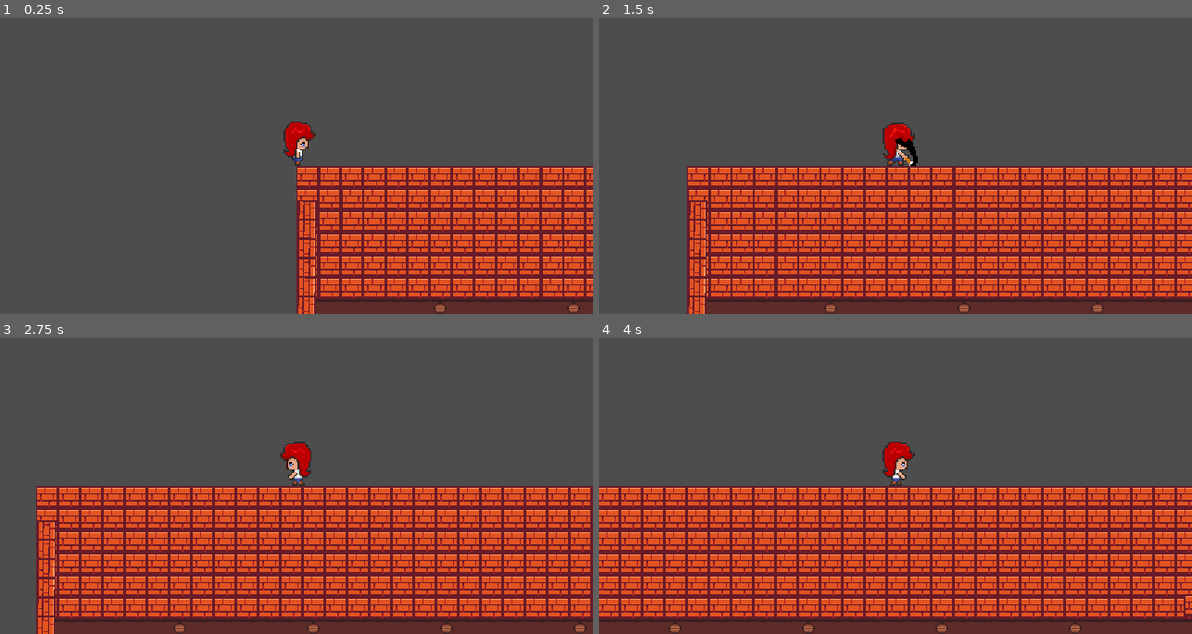
Above: before the commit, frames 1-4 (two rows, left to right).
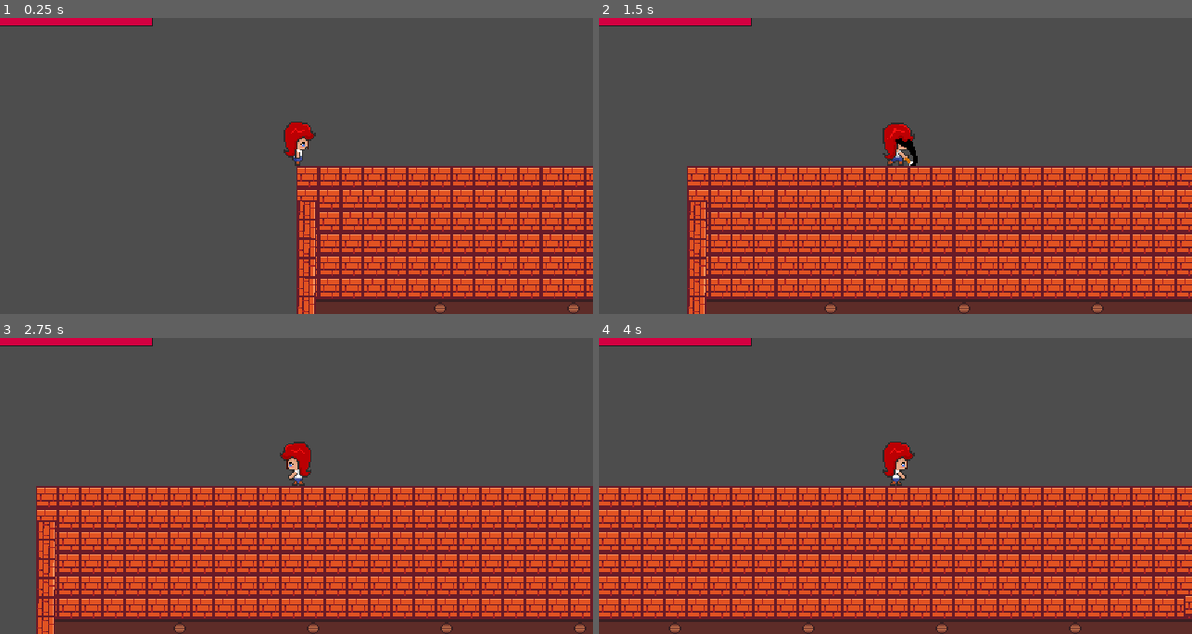
Above: after the commit, the same moments.

Repository: TCCISTOME/PaintLies
Game: Godot game, scene res://nivel_0.tscn
The game is run twice, just before and just after one commit, with the same random seed, the same clock (stepped at 60 frames per second) and the same inputs.
Inputs (mouse positions are in pixels of both pictures, inside the frame that each line leads up to):
- Up to frame 1 (0.25 s): no input
- Up to frame 2 (1.5 s): move the mouse to (1025, 151) at 0.52 s; hold D (direita) from 0.53 s (still down); click (1025, 151) at 0.6 s; tap Space (pular) at 0.77 s; move the mouse to (776, 180) at 1.27 s; click (776, 180) at 1.35 s
- Up to frame 3 (2.75 s): tap Space (pular) at 1.52 s; move the mouse to (355, 420) at 2.02 s; release D (direita) at 2.03 s; hold A (esquerda) from 2.03 s (still down); tap E (beber) at 2.1 s; click (355, 420) at 2.3 s
- Up to frame 4 (4 s): move the mouse to (865, 545) at 2.77 s; release A (esquerda) at 2.78 s; hold D (direita) from 2.78 s (still down); click (865, 545) at 2.85 s; tap Space (pular) at 3.02, 3.77 s; move the mouse to (1073, 530) at 3.52 s; click (1073, 530) at 3.6 s

The runs differ from the first frame. In frame 1, 0.7% of the frame differs, in the area x 0-26%, y 0-3%; in frame 2, 0.7%; in frame 3, 0.7%; in frame 4, 0.7%.

Commit message:
Barra de vida

Diff:
--- a/Enemys/dark_ghost.gd
+++ b/Enemys/dark_ghost.gd
@@ -8,8 +8,8 @@
 var is_dead := false
 
 # Variáveis do inimigo
-@export var darkGhost_life := 900
-@export var darkGhost_attack := 5
+@export var darkGhost_life := 500
+@export var darkGhost_attack := 20
 @export var darkGhost_xp := 1300
 
 @onready var body := $hitBox/collision as Area2D
--- a/Players/josh.gd
+++ b/Players/josh.gd
@@ -99,7 +99,7 @@
 
 	if Input.is_action_just_pressed("ataque") and is_on_floor():
 		is_attack = true
-		animation.play("attackRigth")
+		animation.play("attack")
 		$hitBox/collision.disabled = false
 
 func drink():
--- a/Players/josh.tscn
+++ b/Players/josh.tscn
@@ -2,29 +2,26 @@
 
 [ext_resource type="Script" path="res://Players/josh.gd" id="1_k075r"]
 [ext_resource type="Texture2D" uid="uid://pl76klgcc40b" path="res://assets/Players/Josh.png" id="2_b625j"]
+[ext_resource type="Texture2D" uid="uid://bv6m2nn8gwjiq" path="res://assets/Players/Josh 2.0.png" id="2_nafv4"]
 
 [sub_resource type="RectangleShape2D" id="RectangleShape2D_lbnnq"]
 size = Vector2(18, 29)
 
-[sub_resource type="AtlasTexture" id="AtlasTexture_k42c8"]
-atlas = ExtResource("2_b625j")
-region = Rect2(0, 0, 55, 37)
-
-[sub_resource type="AtlasTexture" id="AtlasTexture_4v42m"]
-atlas = ExtResource("2_b625j")
-region = Rect2(55, 0, 55, 37)
-
-[sub_resource type="AtlasTexture" id="AtlasTexture_y3e58"]
-atlas = ExtResource("2_b625j")
-region = Rect2(110, 0, 55, 37)
-
-[sub_resource type="AtlasTexture" id="AtlasTexture_agvcw"]
-atlas = ExtResource("2_b625j")
-region = Rect2(165, 0, 55, 37)
-
-[sub_resource type="AtlasTexture" id="AtlasTexture_kycvk"]
-atlas = ExtResource("2_b625j")
-region = Rect2(0, 370, 55, 37)
+[sub_resource type="AtlasTexture" id="AtlasTexture_kq0ig"]
+atlas = ExtResource("2_nafv4")
+region = Rect2(0, 0, 87, 37)
+
+[sub_resource type="AtlasTexture" id="AtlasTexture_lsj22"]
+atlas = ExtResource("2_nafv4")
+region = Rect2(87, 0, 87, 37)
+
+[sub_resource type="AtlasTexture" id="AtlasTexture_q6cek"]
+atlas = ExtResource("2_nafv4")
+region = Rect2(174, 0, 87, 37)
+
+[sub_resource type="AtlasTexture" id="AtlasTexture_wrur4"]
+atlas = ExtResource("2_nafv4")
+region = Rect2(261, 0, 87, 37)
 
 [sub_resource type="AtlasTexture" id="AtlasTexture_dwkd0"]
 atlas = ExtResource("2_b625j")
@@ -38,13 +35,13 @@
 atlas = ExtResource("2_b625j")
 region = Rect2(55, 185, 55, 37)
 
-[sub_resource type="AtlasTexture" id="AtlasTexture_0jofd"]
-atlas = ExtResource("2_b625j")
-region = Rect2(0, 259, 55, 37)
-
-[sub_resource type="AtlasTexture" id="AtlasTexture_wjwhc"]
-atlas = ExtResource("2_b625j")
-region = Rect2(55, 259, 55, 37)
+[sub_resource type="AtlasTexture" id="AtlasTexture_tnqud"]
+atlas = ExtResource("2_nafv4")
+region = Rect2(0, 259, 87, 37)
+
+[sub_resource type="AtlasTexture" id="AtlasTexture_kvgro"]
+atlas = ExtResource("2_nafv4")
+region = Rect2(87, 259, 87, 37)
 
 [sub_resource type="AtlasTexture" id="AtlasTexture_2py3y"]
 atlas = ExtResource("2_b625j")
@@ -54,69 +51,66 @@
 atlas = ExtResource("2_b625j")
 region = Rect2(55, 333, 55, 37)
 
-[sub_resource type="AtlasTexture" id="AtlasTexture_ghkoo"]
-atlas = ExtResource("2_b625j")
-region = Rect2(0, 296, 55, 37)
-
-[sub_resource type="AtlasTexture" id="AtlasTexture_48vew"]
-atlas = ExtResource("2_b625j")
-region = Rect2(55, 296, 55, 37)
-
-[sub_resource type="AtlasTexture" id="AtlasTexture_ftuqu"]
-atlas = ExtResource("2_b625j")
-region = Rect2(110, 296, 55, 37)
-
-[sub_resource type="AtlasTexture" id="AtlasTexture_gu3uo"]
-atlas = ExtResource("2_b625j")
-region = Rect2(0, 111, 55, 37)
-
-[sub_resource type="AtlasTexture" id="AtlasTexture_jufjt"]
-atlas = ExtResource("2_b625j")
-region = Rect2(55, 111, 55, 37)
-
-[sub_resource type="AtlasTexture" id="AtlasTexture_qfrgj"]
-atlas = ExtResource("2_b625j")
-region = Rect2(110, 111, 55, 37)
-
-[sub_resource type="AtlasTexture" id="AtlasTexture_pevu6"]
-atlas = ExtResource("2_b625j")
-region = Rect2(0, 148, 55, 37)
-
-[sub_resource type="AtlasTexture" id="AtlasTexture_hshvj"]
-atlas = ExtResource("2_b625j")
-region = Rect2(55, 148, 55, 37)
-
-[sub_resource type="AtlasTexture" id="AtlasTexture_fettr"]
-atlas = ExtResource("2_b625j")
-region = Rect2(110, 148, 55, 37)
-
-[sub_resource type="AtlasTexture" id="AtlasTexture_ec6ed"]
-atlas = ExtResource("2_b625j")
-region = Rect2(165, 148, 55, 37)
+[sub_resource type="AtlasTexture" id="AtlasTexture_4domf"]
+atlas = ExtResource("2_nafv4")
+region = Rect2(0, 296, 87, 37)
+
+[sub_resource type="AtlasTexture" id="AtlasTexture_hyfvy"]
+atlas = ExtResource("2_nafv4")
+region = Rect2(87, 296, 87, 37)
+
+[sub_resource type="AtlasTexture" id="AtlasTexture_fuhe5"]
+atlas = ExtResource("2_nafv4")
+region = Rect2(174, 296, 87, 37)
+
+[sub_resource type="AtlasTexture" id="AtlasTexture_jnjgd"]
+atlas = ExtResource("2_nafv4")
+region = Rect2(0, 111, 87, 37)
+
+[sub_resource type="AtlasTexture" id="AtlasTexture_yxvgg"]
+atlas = ExtResource("2_nafv4")
+region = Rect2(87, 111, 87, 37)
+
+[sub_resource type="AtlasTexture" id="AtlasTexture_vxe20"]
+atlas = ExtResource("2_nafv4")
+region = Rect2(174, 111, 87, 37)
+
+[sub_resource type="AtlasTexture" id="AtlasTexture_rog0p"]
+atlas = ExtResource("2_nafv4")
+region = Rect2(0, 148, 87, 37)
+
+[sub_resource type="AtlasTexture" id="AtlasTexture_wws24"]
+atlas = ExtResource("2_nafv4")
+region = Rect2(87, 148, 87, 37)
+
+[sub_resource type="AtlasTexture" id="AtlasTexture_m0w4g"]
+atlas = ExtResource("2_nafv4")
+region = Rect2(174, 148, 87, 37)
+
+[sub_resource type="AtlasTexture" id="AtlasTexture_w4p7c"]
+atlas = ExtResource("2_nafv4")
+region = Rect2(261, 148, 87, 37)
 
 [sub_resource type="SpriteFrames" id="SpriteFrames_dmuvu"]
 animations = [{
 "frames": [{
 "duration": 1.0,
-"texture": SubResource("AtlasTexture_k42c8")
-}, {
-"duration": 1.0,
-"texture": SubResource("AtlasTexture_4v42m")
-}, {
-"duration": 1.0,
-"texture": SubResource("AtlasTexture_y3e58")
-}, {
-"duration": 1.0,
-"texture": SubResource("AtlasTexture_agvcw")
+"texture": SubResource("AtlasTexture_kq0ig")
+}, {
+"duration": 1.0,
+"texture": SubResource("AtlasTexture_lsj22")
+}, {
+"duration": 1.0,
+"texture": SubResource("AtlasTexture_q6cek")
+}, {
+"duration": 1.0,
+"texture": SubResource("AtlasTexture_wrur4")
 }],
 "loop": false,
 "name": &"attack",
 "speed": 18.0
 }, {
-"frames": [{
-"duration": 1.0,
-"texture": SubResource("AtlasTexture_kycvk")
-}],
+"frames": [],
 "loop": false,
 "name": &"dead",
 "speed": 5.0
@@ -157,10 +151,10 @@
 }, {
 "frames": [{
 "duration": 1.0,
-"texture": SubResource("AtlasTexture_0jofd")
-}, {
-"duration": 1.0,
-"texture": SubResource("AtlasTexture_wjwhc")
+"texture": SubResource("AtlasTexture_tnqud")
+}, {
+"duration": 1.0,
+"texture": SubResource("AtlasTexture_kvgro")
 }],
 "loop": false,
 "name": &"down",
@@ -179,13 +173,13 @@
 }, {
 "frames": [{
 "duration": 1.0,
-"texture": SubResource("AtlasTexture_ghkoo")
-}, {
-"duration": 1.0,
-"texture": SubResource("AtlasTexture_48vew")
-}, {
-"duration": 1.0,
-"texture": SubResource("AtlasTexture_ftuqu")
+"texture": SubResource("AtlasTexture_4domf")
+}, {
+"duration": 1.0,
+"texture": SubResource("AtlasTexture_hyfvy")
+}, {
+"duration": 1.0,
+"texture": SubResource("AtlasTexture_fuhe5")
 }],
 "loop": false,
 "name": &"jump",
@@ -193,61 +187,49 @@
 }, {
 "frames": [{
 "duration": 1.0,
-"texture": SubResource("AtlasTexture_gu3uo")
-}, {
-"duration": 1.0,
-"texture": SubResource("AtlasTexture_jufjt")
-}, {
-"duration": 1.0,
-"texture": SubResource("AtlasTexture_gu3uo")
-}, {
-"duration": 1.0,
-"texture": SubResource("AtlasTexture_qfrgj")
-}, {
-"duration": 1.0,
-"texture": SubResource("AtlasTexture_gu3uo")
-}, {
-"duration": 1.0,
-"texture": SubResource("AtlasTexture_jufjt")
+"texture": SubResource("AtlasTexture_jnjgd")
+}, {
+"duration": 1.0,
+"texture": SubResource("AtlasTexture_yxvgg")
+}, {
+"duration": 1.0,
+"texture": SubResource("AtlasTexture_jnjgd")
+}, {
+"duration": 1.0,
+"texture": SubResource("AtlasTexture_vxe20")
 }],
 "loop": false,
 "name": &"side",
-"speed": 3.0
-}, {
-"frames": [{
-"duration": 1.0,
-"texture": SubResource("AtlasTexture_pevu6")
-}, {
-"duration": 1.0,
-"texture": SubResource("AtlasTexture_hshvj")
-}, {
-"duration": 1.0,
-"texture": SubResource("AtlasTexture_fettr")
-}, {
-"duration": 1.0,
-"texture": SubResource("AtlasTexture_hshvj")
-}, {
-"duration": 1.0,
-"texture": SubResource("AtlasTexture_ec6ed")
-}, {
-"duration": 1.0,
-"texture": SubResource("AtlasTexture_pevu6")
-}, {
-"duration": 1.0,
-"texture": SubResource("AtlasTexture_hshvj")
-}, {
-"duration": 1.0,
-"texture": SubResource("AtlasTexture_hshvj")
-}, {
-"duration": 1.0,
-"texture": SubResource("AtlasTexture_fettr")
-}, {
-"duration": 1.0,
-"texture": SubResource("AtlasTexture_hshvj")
+"speed": 5.0
+}, {
+"frames": [{
+"duration": 1.0,
+"texture": SubResource("AtlasTexture_rog0p")
+}, {
+"duration": 1.0,
+"texture": SubResource("AtlasTexture_wws24")
+}, {
+"duration": 1.0,
+"texture": SubResource("AtlasTexture_m0w4g")
+}, {
+"duration": 1.0,
+"texture": SubResource("AtlasTexture_wws24")
+}, {
+"duration": 1.0,
+"texture": SubResource("AtlasTexture_w4p7c")
+}, {
+"duration": 1.0,
+"texture": SubResource("AtlasTexture_wws24")
+}, {
+"duration": 1.0,
+"texture": SubResource("AtlasTexture_m0w4g")
+}, {
+"duration": 1.0,
+"texture": SubResource("AtlasTexture_wws24")
 }],
 "loop": false,
 "name": &"walking",
-"speed": 5.0
+"speed": 8.0
 }]
 
 [sub_resource type="RectangleShape2D" id="RectangleShape2D_p2ek4"]
@@ -257,6 +239,7 @@
 size = Vector2(31, 28.625)
 
 [node name="josh" type="CharacterBody2D" groups=["player"]]
+position = Vector2(-1, 0)
 collision_mask = 102
 script = ExtResource("1_k075r")
 
@@ -269,10 +252,9 @@
 
 [node name="anim" type="AnimatedSprite2D" parent="."]
 visibility_layer = 18
-position = Vector2(-13, -36)
+position = Vector2(-1, -18)
 sprite_frames = SubResource("SpriteFrames_dmuvu")
 animation = &"attack"
-centered = false
 
 [node name="animator" type="AnimationPlayer" parent="."]
 
--- a/Players/sabrina.gd
+++ b/Players/sabrina.gd
@@ -10,6 +10,8 @@
 
 @onready var animation := $anim as AnimatedSprite2D
 @onready var hitbox := $hitBox/collision as CollisionShape2D
+@onready var healthbar = $CanvasLayer/HealthBar
+
 
 var gravity = ProjectSettings.get_setting("physics/2d/default_gravity")
 var is_attack = false
@@ -18,7 +20,9 @@
 var down_x1 = true
 var is_jump = false
 
-var attack := 50
+
+func _ready() -> void:
+	healthbar.init_health(Global.player_life)
 
 func _physics_process(delta):
 	drop_plataform()
--- a/Players/sabrina.tscn
+++ b/Players/sabrina.tscn
@@ -1,7 +1,8 @@
-[gd_scene load_steps=34 format=3 uid="uid://lx6vqi7othwx"]
+[gd_scene load_steps=35 format=3 uid="uid://lx6vqi7othwx"]
 
 [ext_resource type="Texture2D" uid="uid://5kh6g5x5wc" path="res://assets/Players/Sprite_Sabrina.png" id="1_0ygo7"]
 [ext_resource type="Script" path="res://Players/sabrina.gd" id="1_cexty"]
+[ext_resource type="PackedScene" uid="uid://dtrvoo8bq551m" path="res://UI/scenes/health_bar.tscn" id="3_klwxf"]
 
 [sub_resource type="RectangleShape2D" id="RectangleShape2D_ioide"]
 size = Vector2(21, 31)
@@ -309,4 +310,8 @@
 shape = SubResource("RectangleShape2D_d0vpa")
 disabled = true
 
+[node name="CanvasLayer" type="CanvasLayer" parent="."]
+
+[node name="HealthBar" parent="CanvasLayer" instance=ExtResource("3_klwxf")]
+
 [connection signal="body_entered" from="hurtBox" to="." method="_on_hurt_box_body_entered"]
--- /dev/null
+++ b/UI/scenes/health_bar.tscn
@@ -0,0 +1,48 @@
+[gd_scene load_steps=6 format=3 uid="uid://dtrvoo8bq551m"]
+
+[ext_resource type="Script" path="res://UI/scripts/health_bar.gd" id="1_g5uq8"]
+
+[sub_resource type="StyleBoxEmpty" id="StyleBoxEmpty_ajc75"]
+
+[sub_resource type="StyleBoxFlat" id="StyleBoxFlat_dvyal"]
+bg_color = Color(0.830991, 0, 0.255755, 1)
+
+[sub_resource type="StyleBoxFlat" id="StyleBoxFlat_cl3eg"]
+bg_color = Color(0.116127, 0.116127, 0.116127, 1)
+expand_margin_left = 1.0
+expand_margin_top = 1.0
+expand_margin_right = 1.0
+expand_margin_bottom = 1.0
+shadow_offset = Vector2(0, 1)
+
+[sub_resource type="StyleBoxFlat" id="StyleBoxFlat_kgd50"]
+bg_color = Color(1, 1, 1, 1)
+
+[node name="HealthBar" type="ProgressBar"]
+z_index = 1
+offset_right = 164.0
+offset_bottom = 8.0
+theme_override_styles/background = SubResource("StyleBoxEmpty_ajc75")
+theme_override_styles/fill = SubResource("StyleBoxFlat_dvyal")
+value = 60.0
+show_percentage = false
+script = ExtResource("1_g5uq8")
+
+[node name="DamageBar" type="ProgressBar" parent="."]
+z_index = -1
+layout_mode = 1
+anchors_preset = 15
+anchor_right = 1.0
+anchor_bottom = 1.0
+grow_horizontal = 2
+grow_vertical = 2
+theme_override_styles/background = SubResource("StyleBoxFlat_cl3eg")
+theme_override_styles/fill = SubResource("StyleBoxFlat_kgd50")
+value = 80.0
+show_percentage = false
+
+[node name="Timer" type="Timer" parent="."]
+wait_time = 0.4
+one_shot = true
+
+[connection signal="timeout" from="Timer" to="." method="_on_timer_timeout"]
--- /dev/null
+++ b/UI/scripts/health_bar.gd
@@ -0,0 +1,28 @@
+extends ProgressBar
+
+@onready var timer = $Timer
+@onready var damage_bar = $DamageBar
+
+var health = 0 : set = _set_health
+
+func _set_health(new_health) -> void:
+	var prev_health = health
+	health = min(max_value, new_health)
+	value = health
+
+	if health <= 0:
+		queue_free()
+	if health < prev_health:
+		timer.start()
+	else:
+		damage_bar.value = health
+
+func init_health(_health) -> void:
+	health = _health
+	max_value = health
+	value = health
+	damage_bar.max_value = health
+	damage_bar.value = health
+
+func _on_timer_timeout() -> void:
+	damage_bar.value = health
--- a/scripts/global.gd
+++ b/scripts/global.gd
@@ -1,8 +1,9 @@
 extends Node
 
-var player_life_max := 50
-var player_life := 50
-var player_attack := 50
-var player_defese_max := 50
-var player_defese := 50
+var player_life_max := 100
+var player_life := 100
+var player_attack := 100
+var player_defese_max := 100
+var player_defese := 100
 var player_xp := 0
+var slime_attack : int = 10
Binary file added: assets/Players/Josh 2.0.png
Not shown, added: assets/Players/Josh 2.0.png.import
